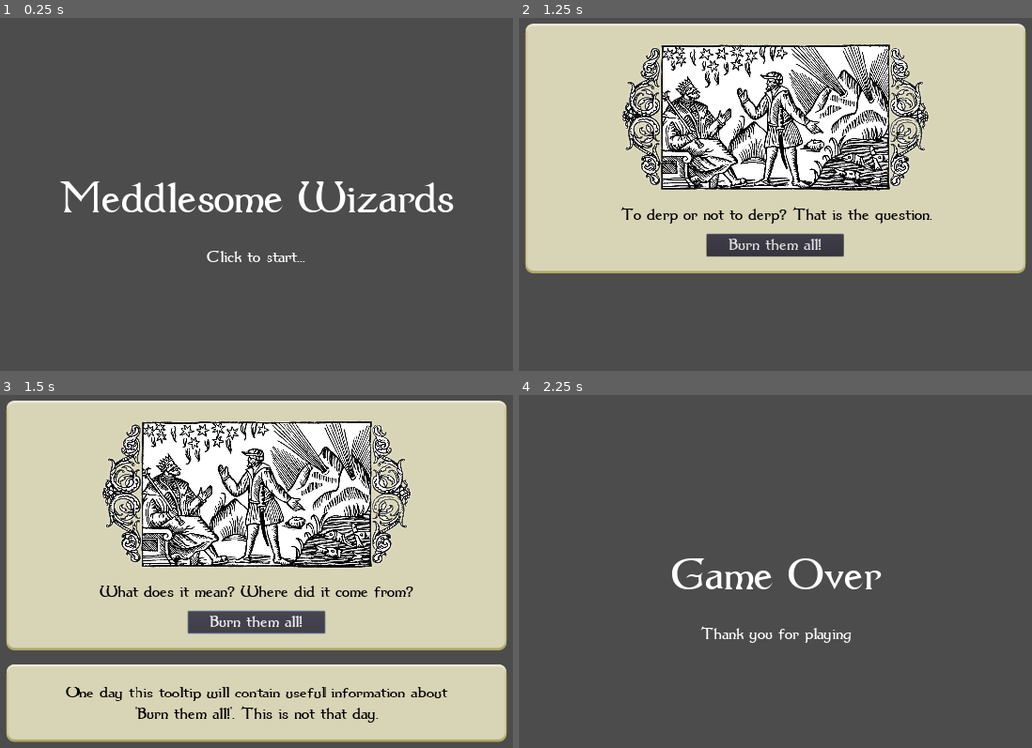
Above: before the commit, frames 1-4 (two rows, left to right).
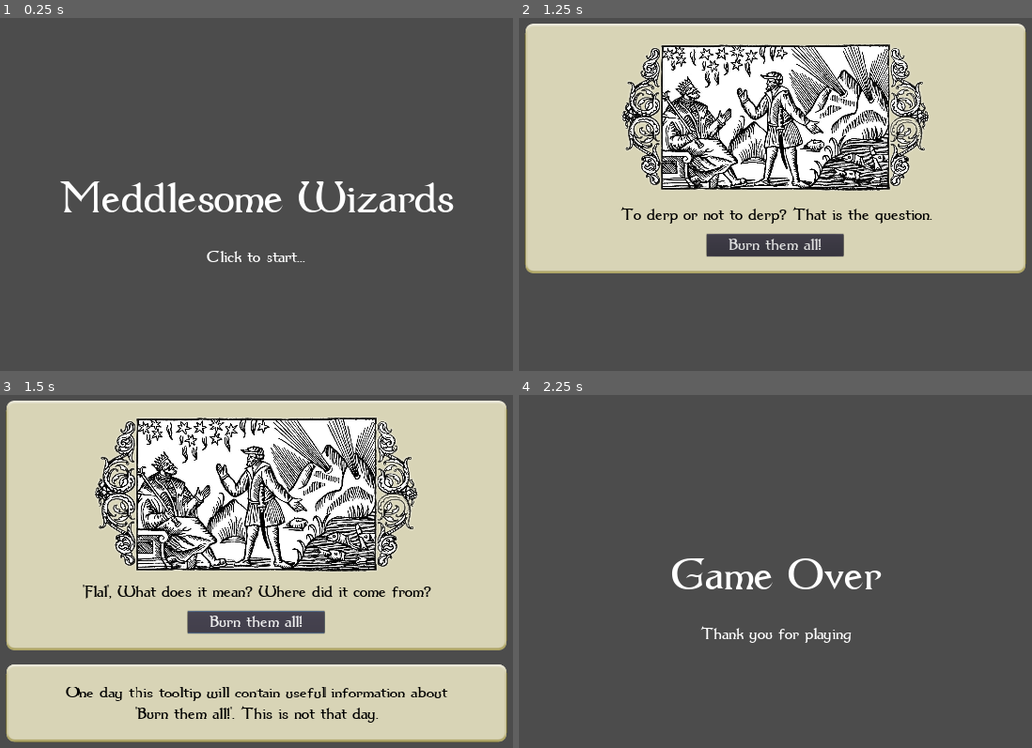
Above: after the commit, the same moments.

Repository: wilbefast/MeddlesomeMages
Game: Godot game, scene res://scenes/Main.tscn
The game is run twice, just before and just after one commit, with the same random seed, the same clock (stepped at 60 frames per second) and the same inputs.
Inputs (mouse positions are in pixels of both pictures, inside the frame that each line leads up to):
- Up to frame 1 (0.25 s): no input
- Up to frame 2 (1.25 s): tap Enter at 0.5 s; click (775, 219) at 0.67 s
- Up to frame 3 (1.5 s): click "Burn them all!" at 1.25 s
- Up to frame 4 (2.25 s): click "Burn them all!" at 2 s

Frames 1-2 are identical in both runs. In frame 3, 16% of the frame differs, in the area x 16-85%, y 6-68%; in frame 4, nothing differs.

Commit message:
initial option data and nodePaths

Diff:
--- a/GodotProject/project.godot
+++ b/GodotProject/project.godot
@@ -13,9 +13,15 @@
 "class": "DilemmaData",
 "language": "GDScript",
 "path": "res://resources/DilemmaData.gd"
+}, {
+"base": "Resource",
+"class": "OptionData",
+"language": "GDScript",
+"path": "res://resources/OptionData.gd"
 } ]
 _global_script_class_icons={
-"DilemmaData": ""
+"DilemmaData": "",
+"OptionData": ""
 }
 
 [application]
@@ -26,7 +32,7 @@
 
 [autoload]
 
-DilemmaDatabase="*res://resources/DilemmaDatabase.gd"
+Database="*res://resources/Database.gd"
 
 [display]
 
--- /dev/null
+++ b/GodotProject/resources/Database.gd
@@ -0,0 +1,20 @@
+extends Node
+
+var dilemmas = [
+	DilemmaData.new({
+		"question" : "To derp or not to derp? That is the question.",
+		"options" : [
+			OptionData.new({
+				"title" : "Derp",
+				"tooltip" : "Derping sounds like the right option."
+			}),
+			OptionData.new({
+				"title" : "Don't derp",
+				"tooltip" : "Derping? What an awful notion!"
+			})
+		]
+	}),
+	DilemmaData.new({
+		"question" : "'Flal', What does it mean? Where did it come from?"
+	})
+]
--- a/GodotProject/resources/DilemmaData.gd
+++ b/GodotProject/resources/DilemmaData.gd
@@ -2,9 +2,7 @@
 
 class_name DilemmaData
 
-export(String) var title
-export(String) var description
+export(String) var question
 
-func _init(p_title = "", p_description = ""):
-	title = p_title
-	description = p_description
+func _init(args):
+	question = args["question"]
--- a/GodotProject/resources/DilemmaDatabase.gd
+++ /dev/null
@@ -1,7 +0,0 @@
-extends Node
-
-
-var data = [
-	DilemmaData.new("Derp", "To derp or not to derp? That is the question."),
-	DilemmaData.new("Flal", "What does it mean? Where did it come from?")
-]
--- /dev/null
+++ b/GodotProject/resources/OptionData.gd
@@ -0,0 +1,10 @@
+extends Resource
+
+class_name OptionData
+
+export(String) var title
+export(String) var tooltip
+
+func _init(args):
+	title = args["title"]
+	tooltip = args["tooltip"]
--- a/GodotProject/scenes/Dilemma.tscn
+++ b/GodotProject/scenes/Dilemma.tscn
@@ -19,6 +19,8 @@
 __meta__ = {
 "_edit_use_anchors_": false
 }
+questionLabel = NodePath("MarginContainer/VBoxContainer/CenterContainer/VBoxContainer/QuestionLabel")
+optionContainer = NodePath("MarginContainer/VBoxContainer/CenterContainer/VBoxContainer/OptionContainer")
 
 [node name="MarginContainer" type="MarginContainer" parent="."]
 anchor_left = 0.5
@@ -75,7 +77,7 @@
 expand = true
 stretch_mode = 6
 
-[node name="Label" type="Label" parent="MarginContainer/VBoxContainer/CenterContainer/VBoxContainer"]
+[node name="QuestionLabel" type="Label" parent="MarginContainer/VBoxContainer/CenterContainer/VBoxContainer"]
 margin_top = 424.0
 margin_right = 1143.0
 margin_bottom = 474.0
--- a/GodotProject/scripts/Dilemma.gd
+++ b/GodotProject/scripts/Dilemma.gd
@@ -2,8 +2,11 @@
 
 signal on_resolved(option)
 
+export(NodePath) var questionLabel
+export(NodePath) var optionContainer
+
 func set_data(dilemmaData : DilemmaData):
-	$MarginContainer/VBoxContainer/CenterContainer/VBoxContainer/Label.text = dilemmaData.description
+	get_node(questionLabel).text = dilemmaData.question
 
 func chose_option(option):
 	emit_signal("on_resolved", option)
--- a/GodotProject/scripts/Main.gd
+++ b/GodotProject/scripts/Main.gd
@@ -14,7 +14,7 @@
 	$Title.hide()
 	$Dilemma.show()
 	dilemma_index = 0
-	$Dilemma.set_data(DilemmaDatabase.data[0])
+	$Dilemma.set_data(Database.dilemmas[0])
 
 func restart():
 	$Title.show()
@@ -22,8 +22,8 @@
 
 func next_dilemma(option):
 	dilemma_index += 1
-	if dilemma_index >= DilemmaDatabase.data.size():
+	if dilemma_index >= Database.dilemmas.size():
 		$Dilemma.hide()
 		$GameOver.show()
 	else:
-		$Dilemma.set_data(DilemmaDatabase.data[dilemma_index])
+		$Dilemma.set_data(Database.dilemmas[dilemma_index])
